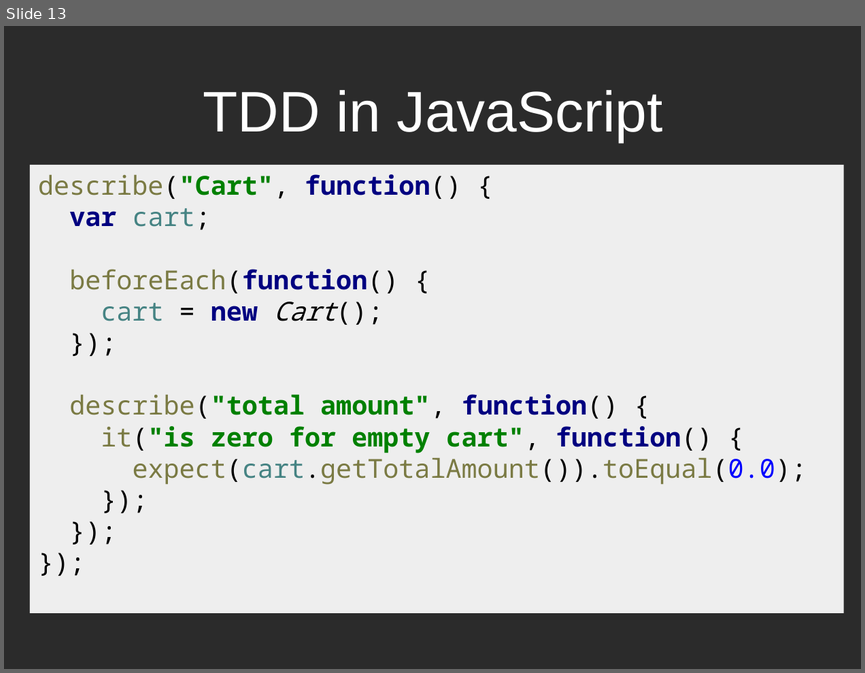
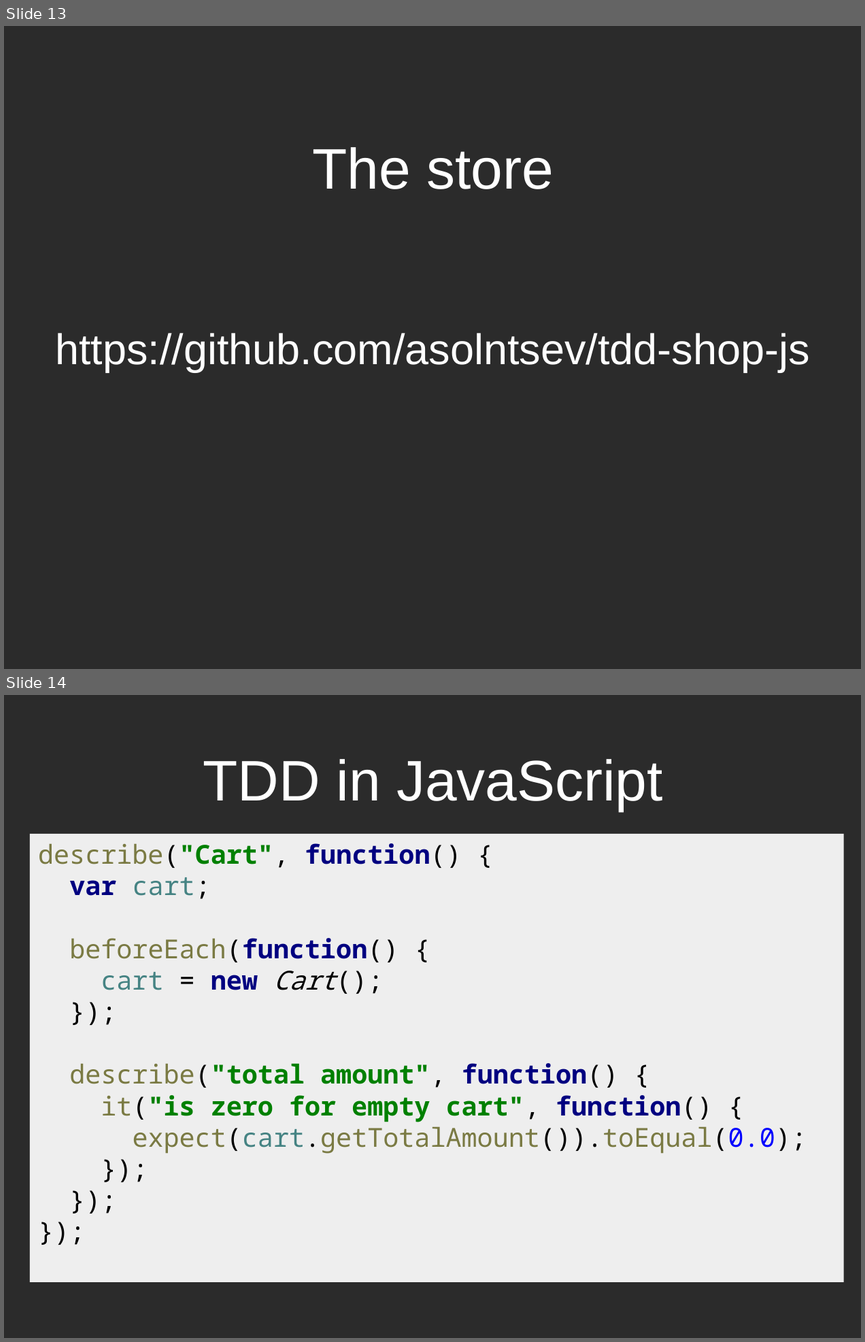
Before and after one commit to asolntsev/presentations, a slide deck: agile-technical-practices/tdd.koolitus.en.odp. Shown one above the other, each under a label of ours: slide 13 before the commit, slides 13 and 14 after it. The pictures are 865x673 and 865x1342 pixels, drawn with LibreOffice and Linux fonts; fonts in the diff are those of the drawing; background and template pictures are left out; a plain dark background stands for a picture behind light text. Boxes give left, top, right and bottom in pixels: in the first picture for what was removed or moved away, otherwise in the second. Text is boxed around its words. In the diff, an @@ line names an element or a change of style, - is before the commit and + after.

Commit message:
v3

```diff
--- a/agile-technical-practices/tdd.koolitus.en.odp
+++ b/agile-technical-practices/tdd.koolitus.en.odp
@@ slide 13 added at (4, 26, 861, 669), background picture (left out) @@
@@ text added at (313, 147, 554, 189), 48 pt, text #FFFFFF @@
+The store
@@ text added at (55, 333, 809, 372), 36 pt, text #FFFFFF @@
+https://github.com/asolntsev/tdd-shop-js
@@ what was slide 13 is now slide 14 @@
```
